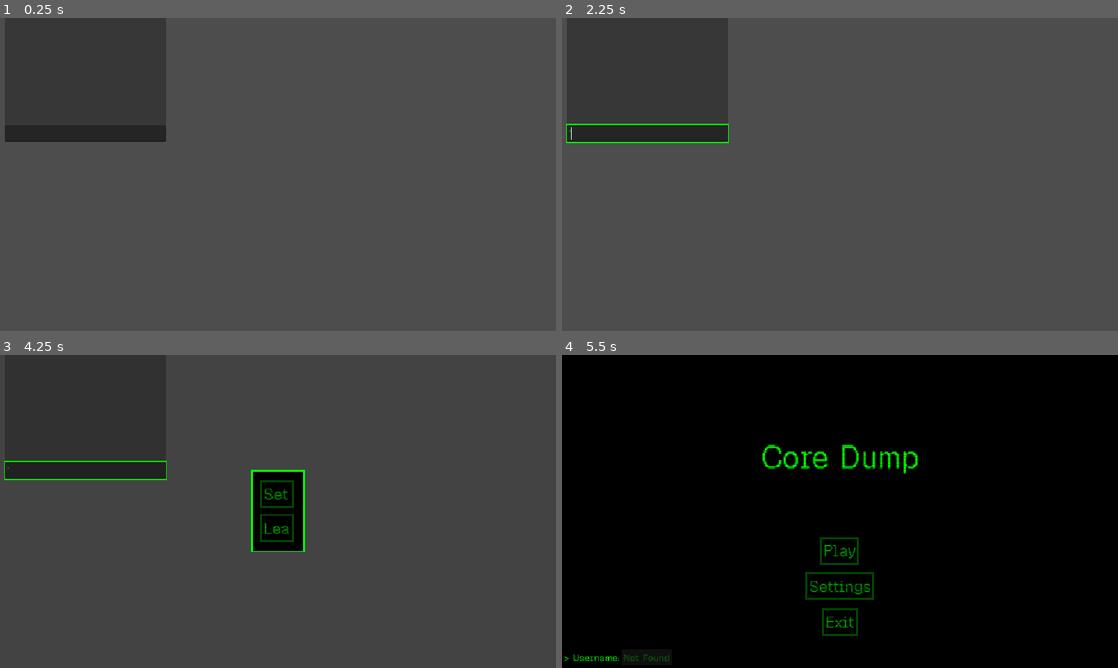
Above: before the commit, frames 1-4 (two rows, left to right).
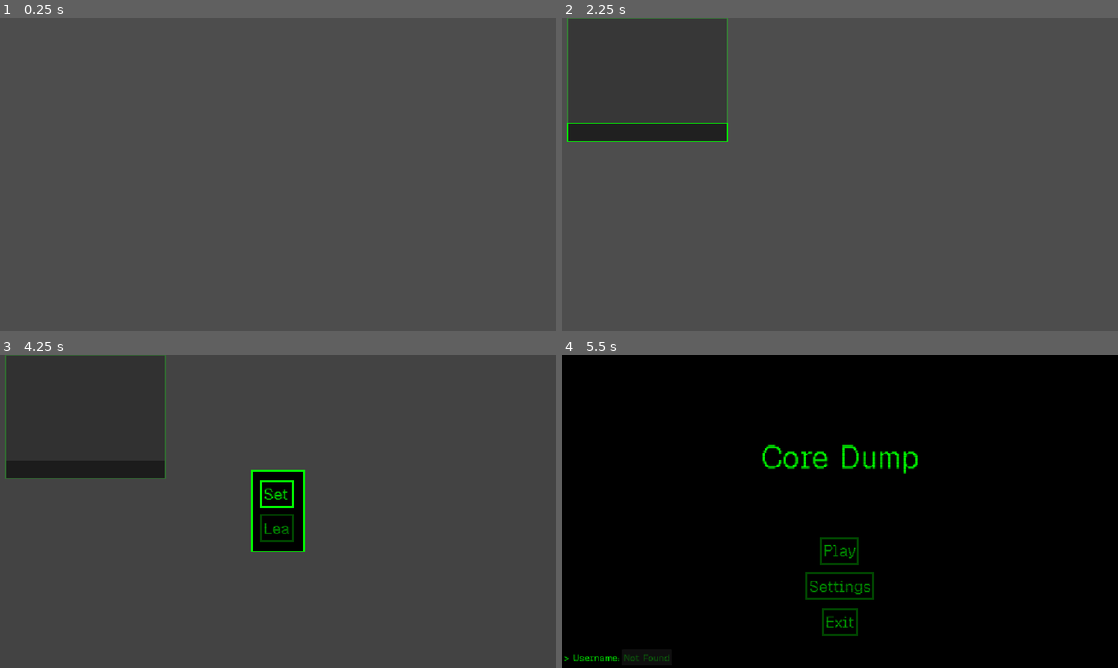
Above: after the commit, the same moments.

Repository: EnderiteFox/core-dump
Game: Godot game, scene res://player/player.tscn
Two runs of this game, one before a commit and one after it. Both use one fixed random seed, a clock stepped at 60 frames per second and the inputs below. This scene is started directly instead of the project's main scene.
Inputs (mouse positions are in pixels of both pictures, inside the frame that each line leads up to):
- Up to frame 1 (0.25 s): no input
- Up to frame 2 (2.25 s): tap Enter (ui_accept) at 0.5, 0.77, 1.25, 1.52, 2 s; move the mouse to (962, 158) at 0.52 s; hold ` (toggle_chat) 0.53-1.28 s; click (962, 158) at 0.67 s; move the mouse to (728, 190) at 1.27 s; tap ` (toggle_chat) at 1.35 s; click (728, 190) at 1.42 s; move the mouse to (895, 105) at 2.02 s; hold ` (toggle_chat) from 2.03 s (still down); click (895, 105) at 2.17 s
- Up to frame 3 (4.25 s): tap Enter (ui_accept) at 2.75, 3.02, 3.5, 3.77 s; move the mouse to (250, 574) at 2.77 s; release ` (toggle_chat) at 2.78 s; tap ` (toggle_chat) at 2.85 s; click (250, 574) at 2.92 s; move the mouse to (444, 558) at 3.52 s; hold ` (toggle_chat) from 3.53 s (still down); click (444, 558) at 3.67 s; tap Escape (open_menu) at 4.15 s
- Up to frame 4 (5.5 s): release ` (toggle_chat) at 4.25 s; click "Leave Game" at 4.25 s; click "Back" at 5 s

The runs differ from the first frame. In frame 1, 1.5% of the frame differs, in the area x 0-30%, y 34-40%; in frame 2, 0.7%; in frame 3, 0.8%; in frame 4, nothing differs.
Error before the commit: Invalid access to property or key 'new_chat_message' on a base object of type 'Nil'. (res://player/game_chat.gd:11)
Error after the commit: Invalid access to property or key 'new_chat_message' on a base object of type 'Nil'. (res://player/game_chat.gd:18)

Commit message:
Fix keyboard navigation for chat and menu
Make chat easier to see

Diff:
--- a/menus/escape_menu/escape_menu.gd
+++ b/menus/escape_menu/escape_menu.gd
@@ -1,5 +1,9 @@
 class_name EscapeMenu
 extends Control
+
+
+signal opened
+signal closed
 
 
 const ANIM_OPEN: StringName = &"open"
@@ -9,6 +13,7 @@
 @onready var leave_button: Button = %LeaveButton
 
 var opening: bool = false
+var _is_open: bool = false
 
 
 func _ready() -> void:
@@ -50,12 +55,20 @@
 	get_tree().change_scene_to_file("uid://bf3ph1ps23j8b")
 
 
+func is_open() -> bool:
+	return _is_open
+
+
 func open() -> void:
 	self.visible = true
 	self.opening = true
+	self._is_open = true
 	animation_player.play(ANIM_OPEN)
-
+	setting_button.grab_focus()
+	opened.emit()
 
 
 func close() -> void:
+	self._is_open = false
 	animation_player.play_backwards(ANIM_OPEN)
+	closed.emit()
--- a/player/game_chat.gd
+++ b/player/game_chat.gd
@@ -1,32 +1,32 @@
 class_name GameChat
 extends Control
+
+
+signal opened
+signal closed
 
 
 @onready var chat_content: RichTextLabel = %ChatContent
 @onready var chat_line_edit: LineEdit = %ChatLineEdit
 
 
+@export var escape_menu: EscapeMenu
+
+
 func _ready() -> void:
 	var game_instance := GameInstance.get_current(self)
 	game_instance.new_chat_message.connect(_on_chat_message)
 	chat_line_edit.text_submitted.connect(_on_send_message)
+	escape_menu.opened.connect(close)
 
 
-func _unhandled_key_input(event: InputEvent) -> void:
+func _input(event: InputEvent) -> void:
 	if event.is_action_pressed("toggle_chat"):
-		self.visible = not self.visible
-		if self.visible:
-			_on_open()
+		if is_open():
+			close()
 		else:
-			_on_close()
-
-
-func _on_open() -> void:
-	chat_line_edit.grab_focus()
-
-
-func _on_close() -> void:
-	chat_line_edit.release_focus()
+			open()
+		get_viewport().set_input_as_handled()
 
 
 func _on_chat_message(message: String) -> void:
@@ -42,3 +42,24 @@
 	var game_instance := GameInstance.get_current(self)
 	game_instance.send_chat_message.rpc(message)
 	chat_line_edit.clear()
+
+
+func is_open() -> bool:
+	return self.visible
+
+
+func open() -> void:
+	if is_open() or escape_menu.is_open():
+		return
+
+	self.visible = true
+	chat_line_edit.grab_focus()
+	opened.emit()
+
+
+func close() -> void:
+	if not is_open():
+		return
+	self.visible = false
+	chat_line_edit.release_focus()
+	closed.emit()
--- a/player/game_chat.tscn
+++ b/player/game_chat.tscn
@@ -5,8 +5,17 @@
 
 [sub_resource type="StyleBoxFlat" id="StyleBoxFlat_mdbkp"]
 bg_color = Color(0, 0, 0, 0.27450982)
+border_width_left = 2
+border_width_top = 2
+border_width_right = 2
+border_width_bottom = 2
+border_color = Color(0, 1, 0, 0.27450982)
+
+[sub_resource type="StyleBoxFlat" id="StyleBoxFlat_pu7dl"]
+bg_color = Color(0.12591082, 0.12591085, 0.12591076, 1)
 
 [node name="GameChat" type="Control" unique_id=810777183]
+visible = false
 layout_mode = 3
 anchors_preset = 15
 anchor_right = 1.0
@@ -56,6 +65,7 @@
 unique_name_in_owner = true
 layout_mode = 2
 size_flags_vertical = 8
+theme_override_styles/normal = SubResource("StyleBoxFlat_pu7dl")
 
 [node name="Control" type="Control" parent="VBoxContainer/HBoxContainer" unique_id=1296168911]
 layout_mode = 2
--- a/player/player.tscn
+++ b/player/player.tscn
@@ -16,7 +16,8 @@
 [node name="Camera3D" type="Camera3D" parent="." unique_id=712296336]
 transform = Transform3D(1, 0, 0, 0, 1, 0, 0, 0, 1, 0, 1.6, 0)
 
-[node name="GameChat" parent="." unique_id=810777183 instance=ExtResource("1_oul6g")]
+[node name="GameChat" parent="." unique_id=810777183 node_paths=PackedStringArray("escape_menu") instance=ExtResource("1_oul6g")]
+escape_menu = NodePath("../EscapeMenu")
 
 [node name="EscapeMenu" parent="." unique_id=265776304 instance=ExtResource("3_g1dw6")]
 unique_name_in_owner = true
